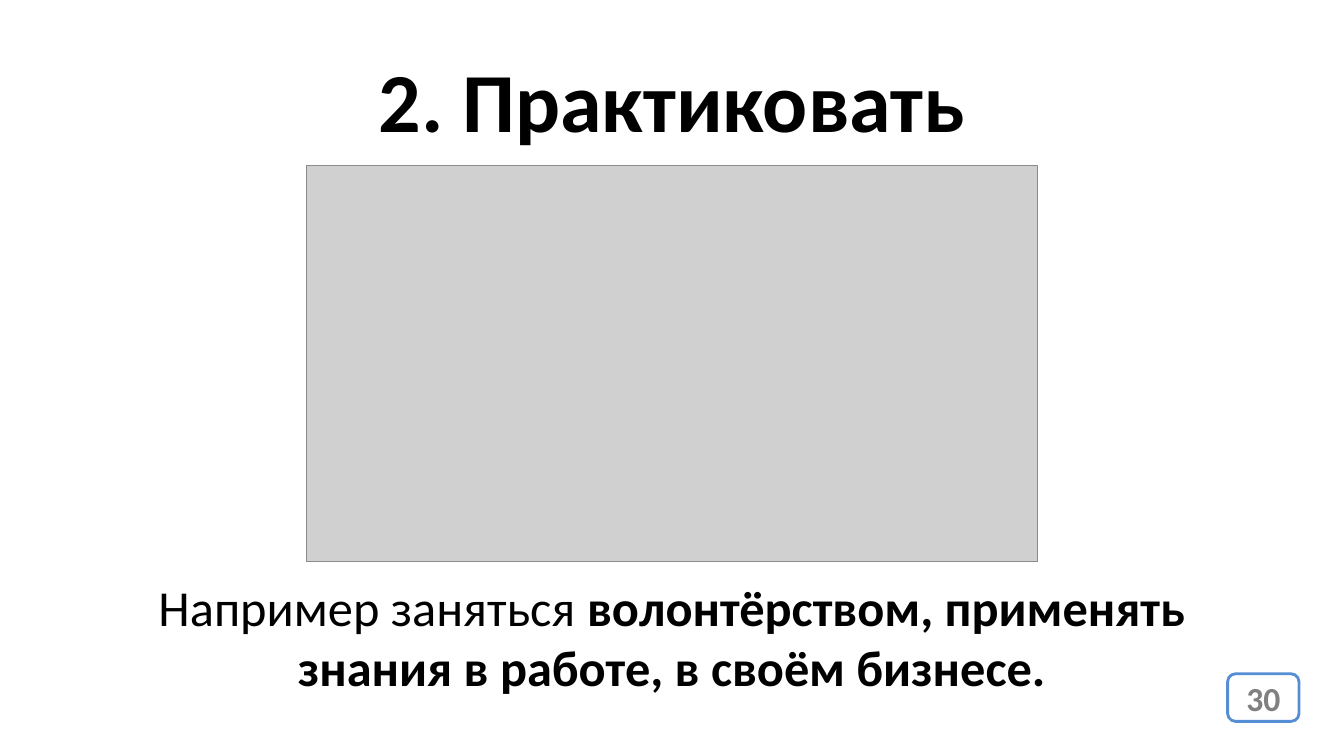
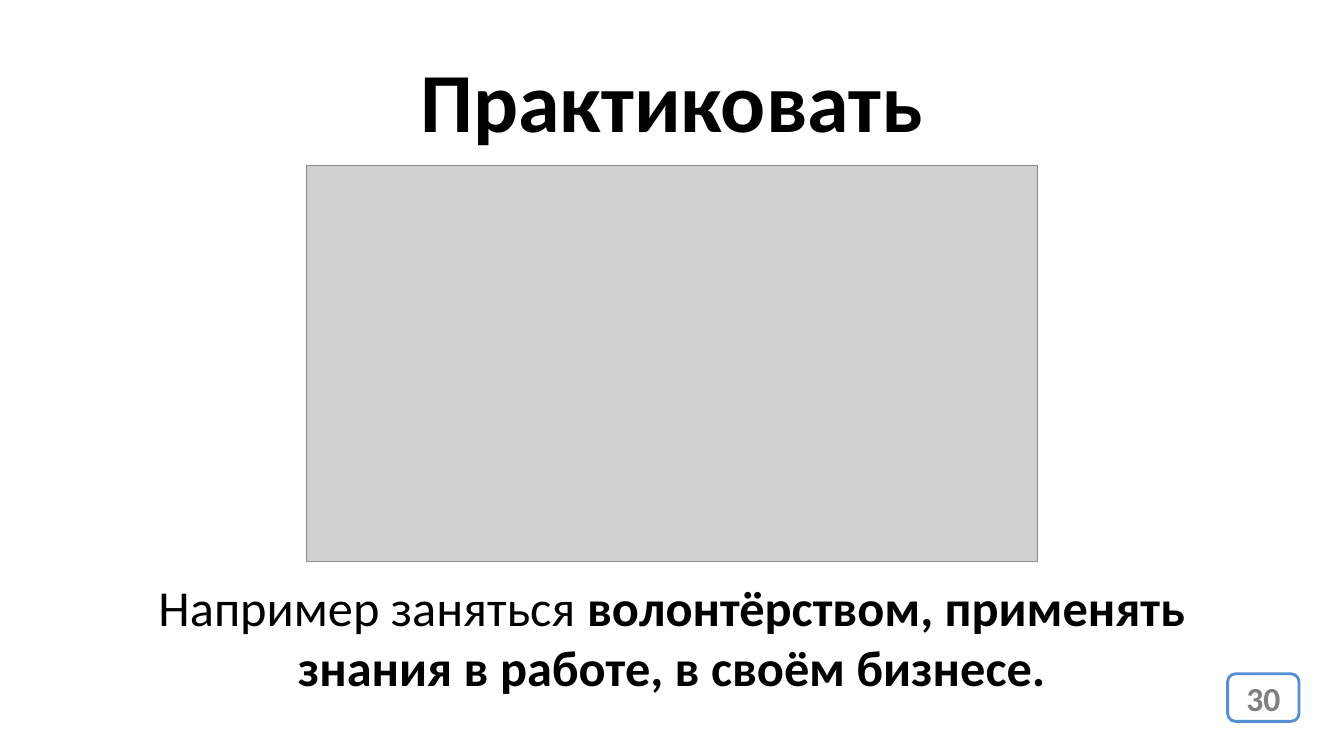
Before and after one commit to web42-ortdnipro/lesson24, a slide deck: slide 30 of lesson24.pptx. Drawn at 1344x756 pixels with LibreOffice and Linux fonts; fonts in the diff are those of the drawing; grey boxes stand for pictures. Boxes give left, top, right and bottom in pixels: in the first picture for what was removed or moved away, otherwise in the second. Text is boxed around its words. In the diff, an @@ line names an element or a change of style, - is before the commit and + after.

```diff
--- a/lesson24.pptx
+++ b/lesson24.pptx
@@ text at box(421, 77, 923, 146): text changed @@
-2. Практиковать
+Практиковать
```
Also in this commit, not shown: 1 other slide changed, 1 slide removed, 1 other file.
